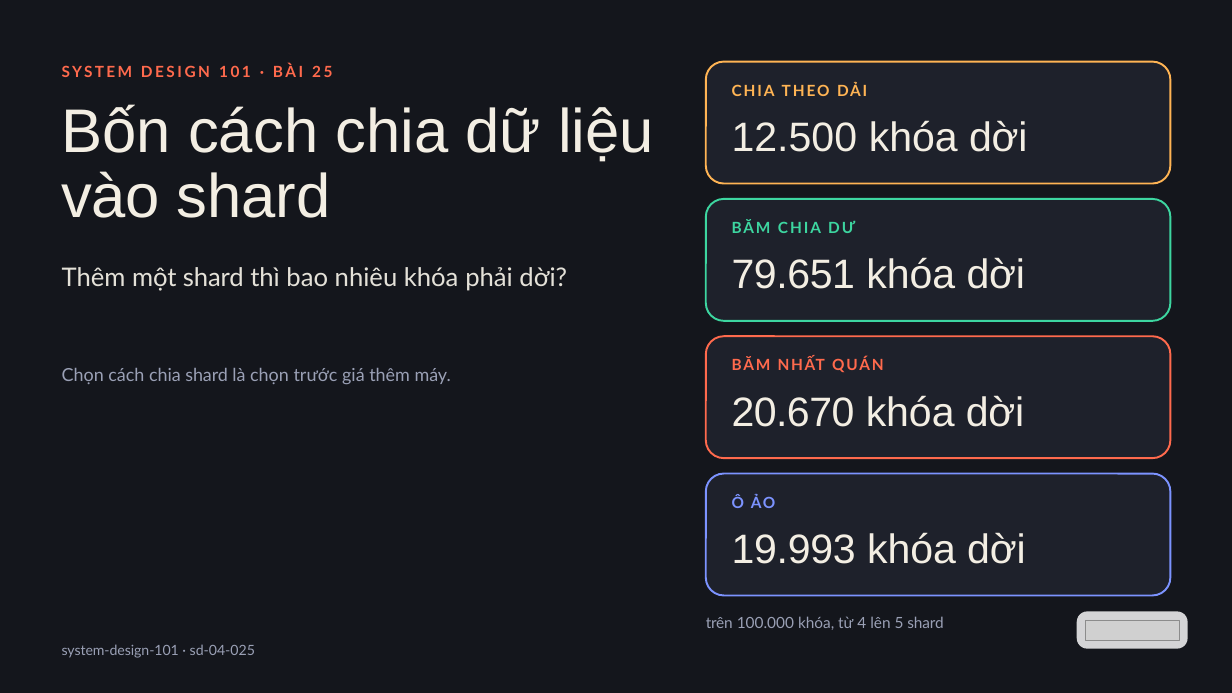
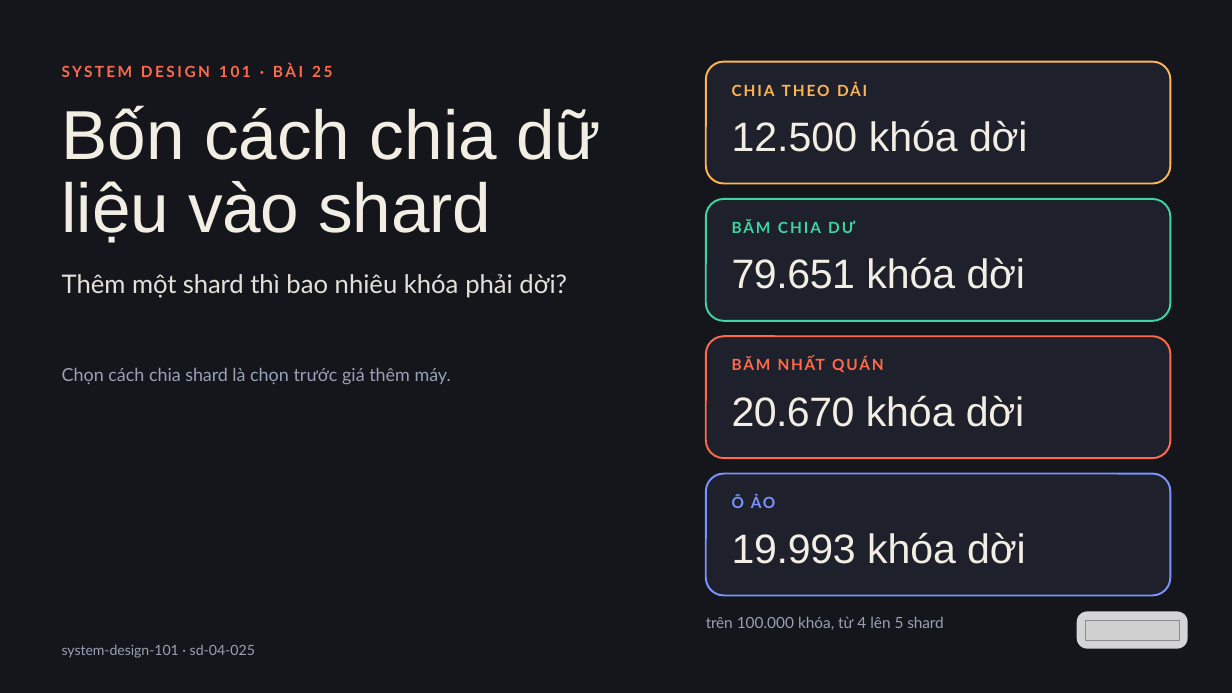
Before and after one commit to vohoailinh90/tool-marketing-studio, a slide deck: slide 1 of system-design-101/vi/lessons/sd-04-025/slides/sd-04-025.pptx. Drawn at 1232x693 pixels with LibreOffice and Linux fonts; fonts in the diff are those of the drawing; grey boxes stand for pictures. Boxes give left, top, right and bottom in pixels: in the first picture for what was removed or moved away, otherwise in the second. Text is boxed around its words. In the diff, an @@ line names an element or a change of style, - is before the commit and + after.

```diff
--- a/system-design-101/vi/lessons/sd-04-025/slides/sd-04-025.pptx
+++ b/system-design-101/vi/lessons/sd-04-025/slides/sd-04-025.pptx
@@ text "Bốn cách chia dữ liệu ..." at bbox=[62, 105, 601, 243]: size 72 to 81 pt; line spacing 75.6pt to 85pt @@
@@ text "Thêm một shard thì bao ...": place and size @@
-text "Thêm một shard thì bao ..." at bbox=[62, 267, 567, 291]
+text "Thêm một shard thì bao ..." at bbox=[62, 274, 567, 298]
```
Also in this commit, not shown: 1 other slide changed, 4 other files.
